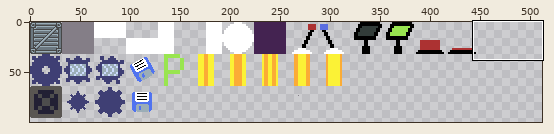
Edited in one commit: pixel-art file (assets/tiles_32.aseprite). Above: a wide view before the commit, with the close-up outlined.
Close-up. Before:
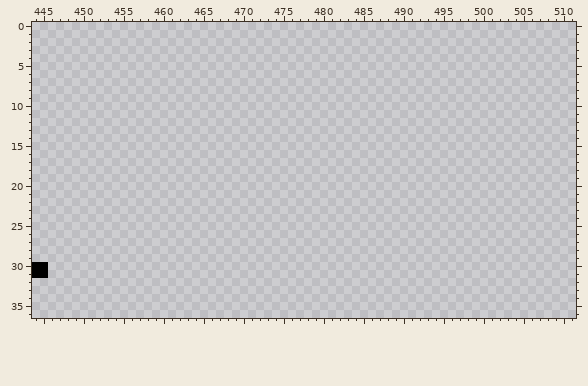
512x512 pixels, 1 frame. Shown: x 444..511, y 0..36. The wide view leaves out empty margins.
Now the later version:
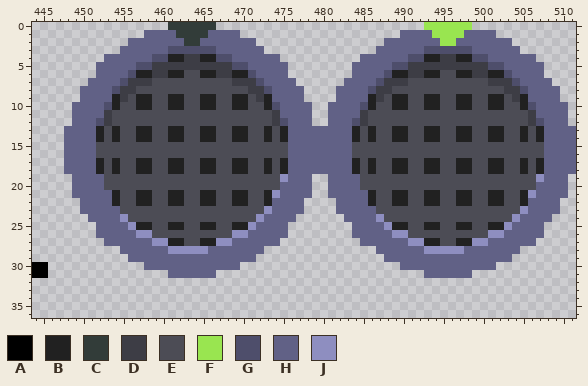
Palette (. is transparent): A #000000  B #212121  C #323c39  D #3d3d45  E #4c4c55  F #99e550  G #4e4e6b  H #616186  J #8e8ec0
Change:
Changed rows in their new state; - is an unchanged pixel.
first column x 448:
 0 -------------CCCCCC--------------------------FFFFFF-------------
 1 ----------HHHHCCCCHHHH--------------------HHHHFFFFHHHH----------
 2 --------HHHHHHHCCHHHHHHH----------------HHHHHHHFFHHHHHHH--------
 3 -------HHHHHHGGGGGGHHHHHH--------------HHHHHHGGGGGGHHHHHH-------
 4 -----HHHHHHGGBBDDBBGGHHHHHH----------HHHHHHGGBBDDBBGGHHHHHH-----
 5 ----HHHHHGGDDDDDDDDDDGGHHHHH--------HHHHHGGDDDDDDDDDDGGHHHHH----
 6 ----HHHHGBBDDBBEEBBDDBBGHHHH--------HHHHGBBDDBBEEBBDDBBGHHHH----
 7 ---HHHHGDDDEEEEEEEEEEDDDGHHHH------HHHHGDDDEEEEEEEEEEDDDGHHHH---
 8 --HHHHGDDEEEEEEEEEEEEEEDDGHHHH----HHHHGDDEEEEEEEEEEEEEEDDGHHHH--
 9 --HHHHBDEBBEEBBEEBBEEBBEDBHHHH----HHHHBDEBBEEBBEEBBEEBBEDBHHHH--
10 -HHHHGBEEBBEEBBEEBBEEBBEEBGHHHH--HHHHGBEEBBEEBBEEBBEEBBEEBGHHHH-
11 -HHHHDEEEEEEEEEEEEEEEEEEEEDHHHH--HHHHDEEEEEEEEEEEEEEEEEEEEDHHHH-
12 -HHHGDEEEEEEEEEEEEEEEEEEEEDGHHH--HHHGDEEEEEEEEEEEEEEEEEEEEDGHHH-
13 HHHHBEBEEBBEEBBEEBBEEBBEEBEBHHHHHHHHBEBEEBBEEBBEEBBEEBBEEBEBHHHH
14 HHHHBEBEEBBEEBBEEBBEEBBEEBEBHHHHHHHHBEBEEBBEEBBEEBBEEBBEEBEBHHHH
15 HHHHEEEEEEEEEEEEEEEEEEEEEEEEHHHHHHHHEEEEEEEEEEEEEEEEEEEEEEEEHHHH
16 HHHHEEEEEEEEEEEEEEEEEEEEEEEEHHHHHHHHEEEEEEEEEEEEEEEEEEEEEEEEHHHH
17 HHHHBEBEEBBEEBBEEBBEEBBEEBEBHHHHHHHHBEBEEBBEEBBEEBBEEBBEEBEBHHHH
18 HHHHBEBEEBBEEBBEEBBEEBBEEBEBHHHHHHHHBEBEEBBEEBBEEBBEEBBEEBEBHHHH
19 -HHHHEEEEEEEEEEEEEEEEEEEEEEJHHH--HHHHEEEEEEEEEEEEEEEEEEEEEEJHHH-
20 -HHHHEEEEEEEEEEEEEEEEEEEEEEHHHH--HHHHEEEEEEEEEEEEEEEEEEEEEEHHHH-
21 -HHHHHBEEBBEEBBEEBBEEBBEEBJHHHH--HHHHHBEEBBEEBBEEBBEEBBEEBJHHHH-
22 --HHHHBEEBBEEBBEEBBEEBBEEBHHHH----HHHHBEEBBEEBBEEBBEEBBEEBHHHH--
23 --HHHHHEEEEEEEEEEEEEEEEEEJHHHH----HHHHHEEEEEEEEEEEEEEEEEEJHHHH--
24 ---HHHHJEEEEEEEEEEEEEEEEJHHHH------HHHHJEEEEEEEEEEEEEEEEJHHHH---
25 ----HHHHJBBEEBBEEBBEEBBJHHHH--------HHHHJBBEEBBEEBBEEBBJHHHH----
26 ----HHHHHJJEEEEEEEEEEJJHHHHH--------HHHHHJJEEEEEEEEEEJJHHHHH----
27 -----HHHHHHJJBBEEBBJJHHHHHH----------HHHHHHJJBBEEBBJJHHHHHH-----
28 -------HHHHHHJJJJJHHHHHHH--------------HHHHHHJJJJJHHHHHHH-------
29 --------HHHHHHHHHHHHHHHH----------------HHHHHHHHHHHHHHHH--------
30 ----------HHHHHHHHHHHH--------------------HHHHHHHHHHHH----------
31 -------------HHHHHH--------------------------HHHHHH-------------
